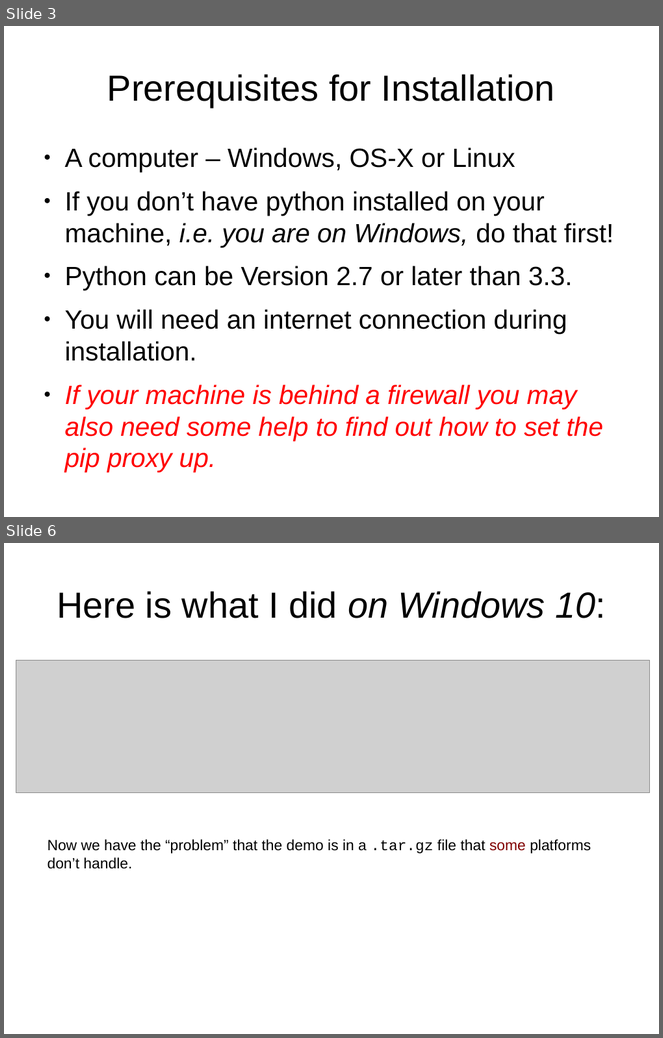
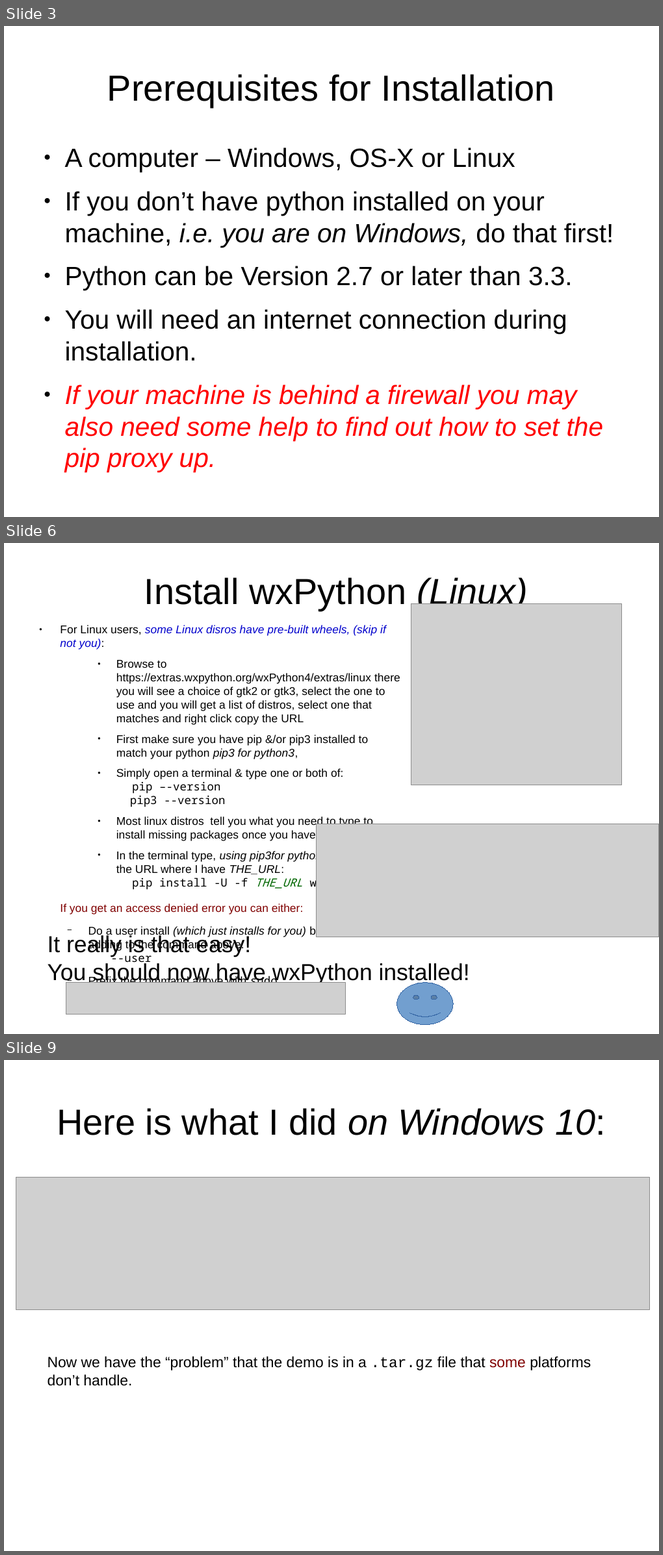
Before and after one commit to GadgetSteve/wxPython-Intro, a slide deck: 01-IntroInstall.odp. Shown one above the other, each under a label of ours: slides 3 and 6 before the commit, slides 3, 6 and 9 after it; the slides between them are not shown. The pictures are 663x1038 and 663x1555 pixels, drawn with LibreOffice and Linux fonts; fonts in the diff are those of the drawing; grey boxes stand for pictures. Boxes give left, top, right and bottom in pixels: in the first picture for what was removed or moved away, otherwise in the second. Text is boxed around its words. In the diff, an @@ line names an element or a change of style, - is before the commit and + after.

Commit message:
Added Conda & Linux

```diff
--- a/01-IntroInstall.odp
+++ b/01-IntroInstall.odp
@@ slide 6 added at (x1=4, y1=543, x2=659, y2=1034), background #FFFFFF @@
@@ title added at (x1=144, y1=577, x2=529, y2=611), 44 pt, text #000000 @@
+Install wxPython (Linux)
@@ picture added at (x1=412, y1=603, x2=622, y2=785) @@
@@ text added at (x1=60, y1=625, x2=400, y2=983), 13.8 pt, text #000000 @@
+● For Linux users, some Linux disros have pre-built wheels, (skip if not you):
+    ● Browse to https://extras.wxpython.org/wxPython4/extras/linux there you will see a choice of gtk2 or gtk3, select the one to use and you will get a list of distros, select one that matches and right click copy the URL
+    ● First make sure you have pip &/or pip3 installed to match your python pip3 for python3,
+    ● Simply open a terminal & type one or both of:
+      pip –-version
+      pip3 --version
+    ● Most linux distros tell you what you need to type to install missing packages once you have pip or pip3.
+    ● In the terminal type, using pip3for python3, & pasting in the URL where I have THE_URL:
+      pip install -U -f THE_URL wxPython
+If you get an access denied error you can either:
+  − Do a user install (which just installs for you) by
+    adding to the command above:
+    --user
+  − Prefix the command above with sudo
@@ picture added at (x1=316, y1=824, x2=659, y2=937) @@
@@ text added at (x1=48, y1=934, x2=470, y2=985), 28 pt, text #000000 @@
+It really is that easy!
+You should now have wxPython installed!
@@ picture added at (x1=66, y1=983, x2=346, y2=1014) @@
@@ smiley face added at (x1=397, y1=983, x2=453, y2=1025), fill #729FCF, outline #3465A4 0 pt @@
@@ what was slide 6 is now slide 9 @@
```
Also in this commit, not shown: 2 slides changed, 3 other slides added, 1 slide removed, 1 other file.
